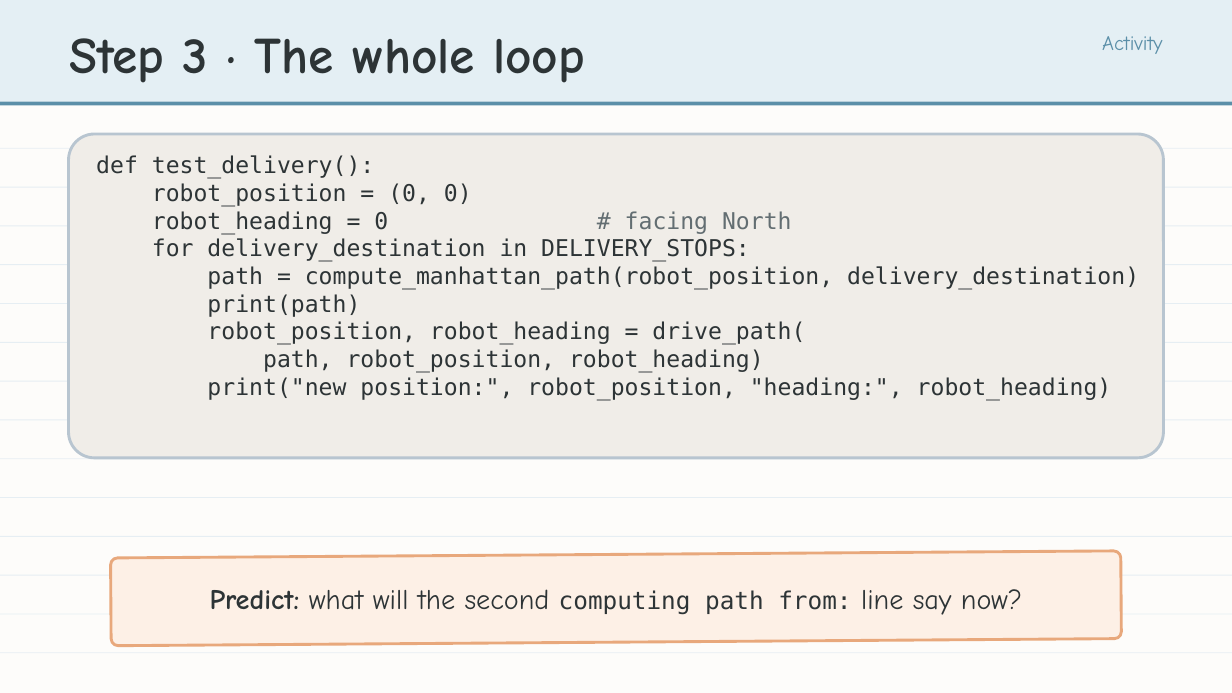
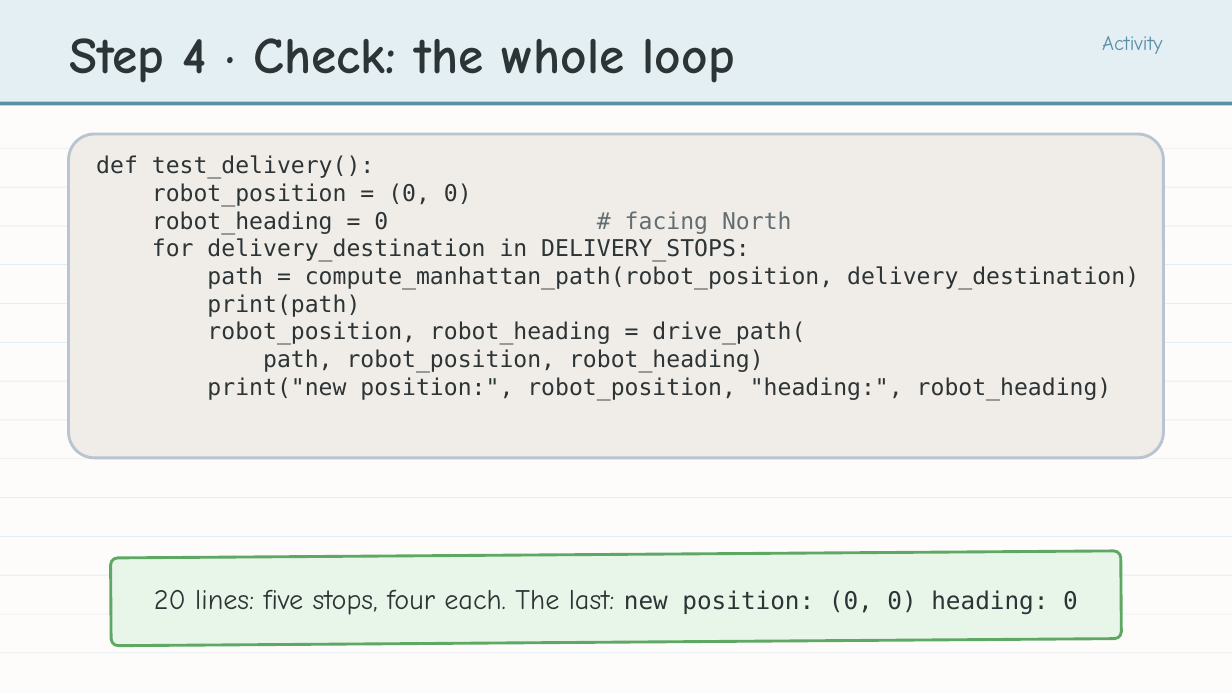
Before and after one commit to bradamiller/LearningPython, a slide deck: slide 28 of static/slides/module-04-manhattan/module-4-lesson-01-the-main-program.pptx (slide 17 before the commit). Drawn at 1232x693 pixels with LibreOffice and Linux fonts; fonts in the diff are those of the drawing. Boxes give left, top, right and bottom in pixels: in the first picture for what was removed or moved away, otherwise in the second. Text is boxed around its words. In the diff, an @@ line names an element or a change of style, - is before the commit and + after.

```diff
--- a/static/slides/module-04-manhattan/module-4-lesson-01-the-main-program.pptx
+++ b/static/slides/module-04-manhattan/module-4-lesson-01-the-main-program.pptx
@@ text at <box>69,38,735,83</box>: text changed @@
-Step 3 · The whole loop
+Step 4 · Check: the whole loop
@@ rounded rectangle at <box>111,551,1121,646</box>: fill #FDF0E6 to #E8F5E9; outline #E8A87C 2.25 pt to #5EA864 2.25 pt @@
@@ text at <box>154,589,1078,615</box>: text changed @@
-Predict: what will the second computing path from: line say now?
+20 lines: five stops, four each. The last: new position: (0, 0) heading: 0
```
Also in this commit, not shown: 16 other slides changed, 10 slides added, 5 other files.
